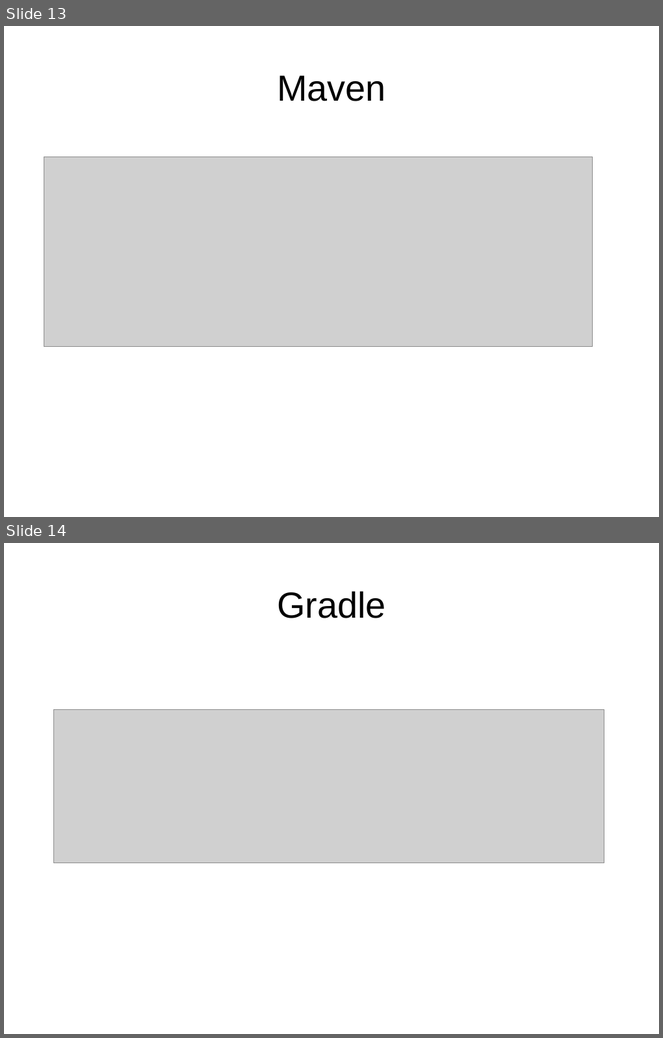
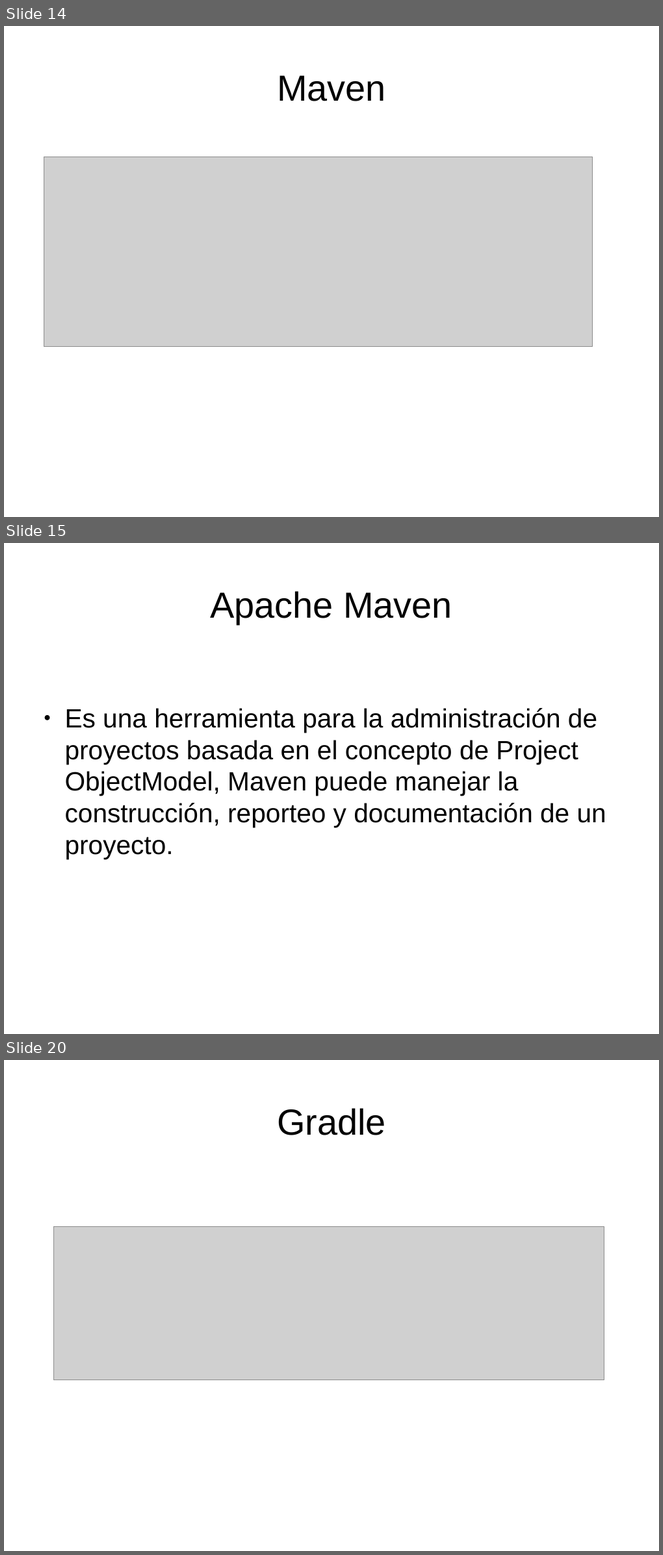
Before and after one commit to Tagle1/repo01, a slide deck: CursoMavenGradle.odp. Shown one above the other, each under a label of ours: slides 13 and 14 before the commit, slides 14, 15 and 20 after it; the slides between them are not shown. The pictures are 663x1038 and 663x1555 pixels, drawn with LibreOffice and Linux fonts; fonts in the diff are those of the drawing; grey boxes stand for pictures. Boxes give left, top, right and bottom in pixels: in the first picture for what was removed or moved away, otherwise in the second. Text is boxed around its words. In the diff, an @@ line names an element or a change of style, - is before the commit and + after.

```diff
--- a/CursoMavenGradle.odp
+++ b/CursoMavenGradle.odp
@@ slide 15 added at <box>4,543,659,1034</box>, background #FFFFFF @@
@@ title added at <box>210,591,452,624</box>, 44 pt, text #000000 @@
+Apache Maven
@@ text added at <box>65,708,607,860</box>, 32 pt, text #000000 @@
+● Es una herramienta para la administración de proyectos basada en el concepto de Project ObjectModel, Maven puede manejar la construcción, reporteo y documentación de un proyecto.
@@ what was slide 13 is now slide 14 @@
@@ what was slide 14 is now slide 20 @@
```
Also in this commit, not shown: 1 slide changed, 6 other slides added, 58 other files.
